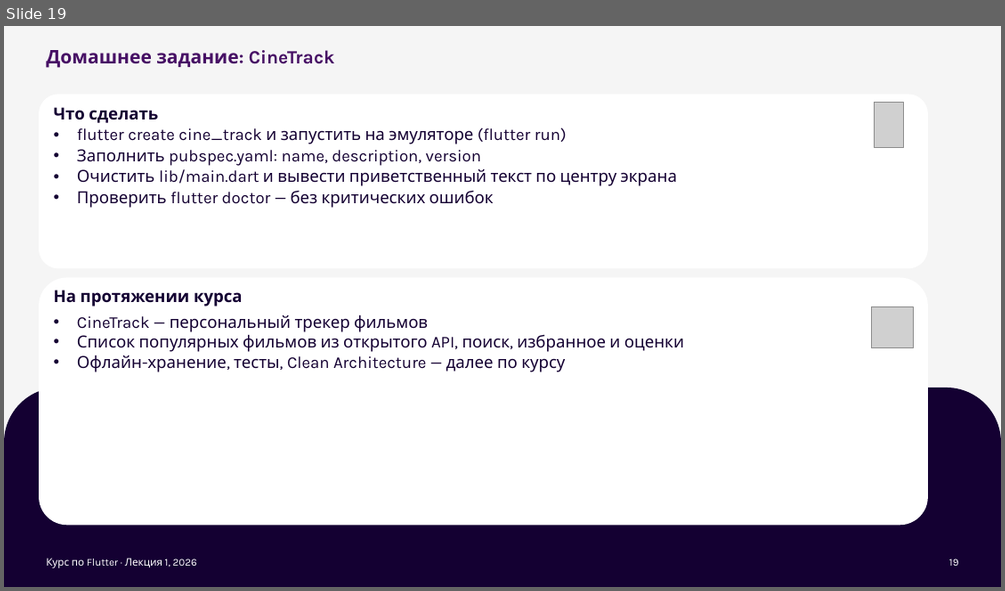
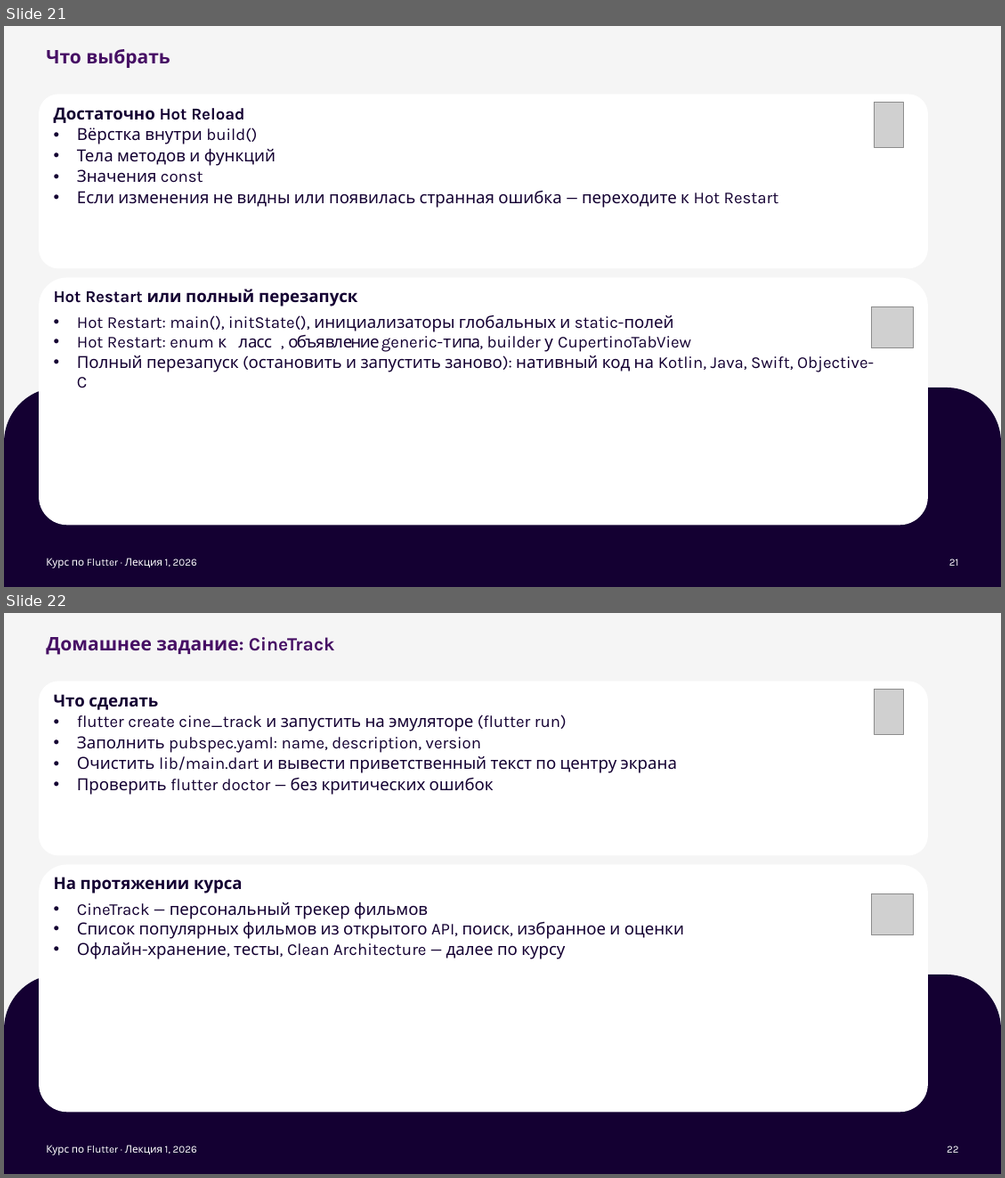
Before and after one commit to xander9112/university_flutter_course, a slide deck: Лекция 1 - Введение, настройка среды/Лекция 1 - Введение, настройка среды.pptx. Shown one above the other, each under a label of ours: slide 19 before the commit, slides 21 and 22 after it. The pictures are 1005x591 and 1005x1178 pixels, drawn with LibreOffice and Linux fonts; fonts in the diff are those of the drawing; grey boxes stand for pictures; background and template pictures are left out. Boxes give left, top, right and bottom in pixels: in the first picture for what was removed or moved away, otherwise in the second. Text is boxed around its words. In the diff, an @@ line names an element or a change of style, - is before the commit and + after.

```diff
--- a/Лекция 1 - Введение, настройка среды/Лекция 1 - Введение, настройка среды.pptx
+++ b/Лекция 1 - Введение, настройка среды/Лекция 1 - Введение, настройка среды.pptx
@@ slide 21 added at [4, 26, 1001, 587], background #F5F5F5; not listed: 1 template element that a slide beside it also shows @@
@@ title added at [46, 49, 170, 68], 18 pt, text #460F64, bold @@
+Что выбрать
@@ rounded rectangle added at [39, 94, 928, 268], fill #FFFFFF @@
@@ picture added at [874, 103, 904, 147] @@
@@ text added at [54, 107, 779, 208], 16 pt, text #140032 @@
+Достаточно Hot Reload
+• Вёрстка внутри build()
+• Тела методов и функций
+• Значения const
+• Если изменения не видны или появилась странная ошибка — переходите к Hot Restart
@@ rounded rectangle added at [39, 277, 928, 524], fill #FFFFFF @@
@@ text added at [54, 289, 874, 388], 16 pt, text #140032 @@
+Hot Restart или полный перезапуск
+• Hot Restart: main(), initState(), инициализаторы глобальных и static-полей
+• Hot Restart: enum ↔ класс, объявление generic-типа, builder у CupertinoTabView
+• Полный перезапуск (остановить и запустить заново): нативный код на Kotlin, Java, Swift, Objective-C
@@ picture added at [872, 306, 914, 348] @@
@@ text added at [46, 557, 197, 568], 10 pt, text #FFFFFF @@
+Курс по Flutter · Лекция 1, 2026
@@ page number added at [949, 558, 959, 565], 10 pt, text #FFFFFF @@
+21
@@ what was slide 19 is now slide 22 @@
@@ page number at [947, 1145, 958, 1152]: text changed @@
-19
+22
```
Also in this commit, not shown: 1 slide changed, 2 other slides added, 1 other file.
